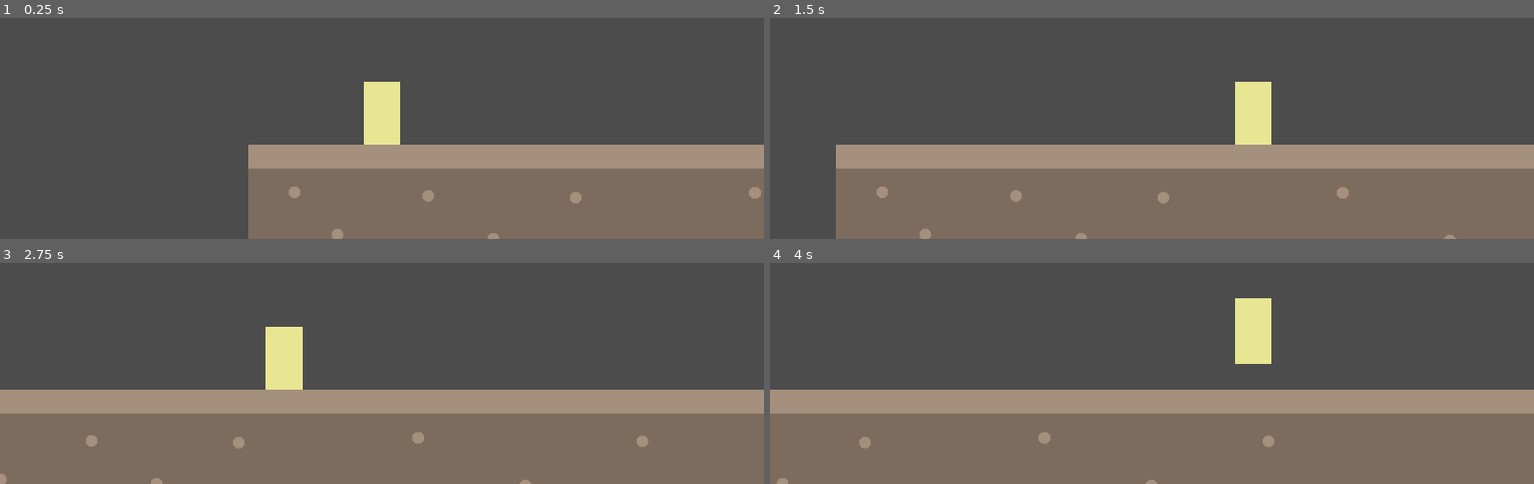
Above: before the commit, frames 1-4 (two rows, left to right).
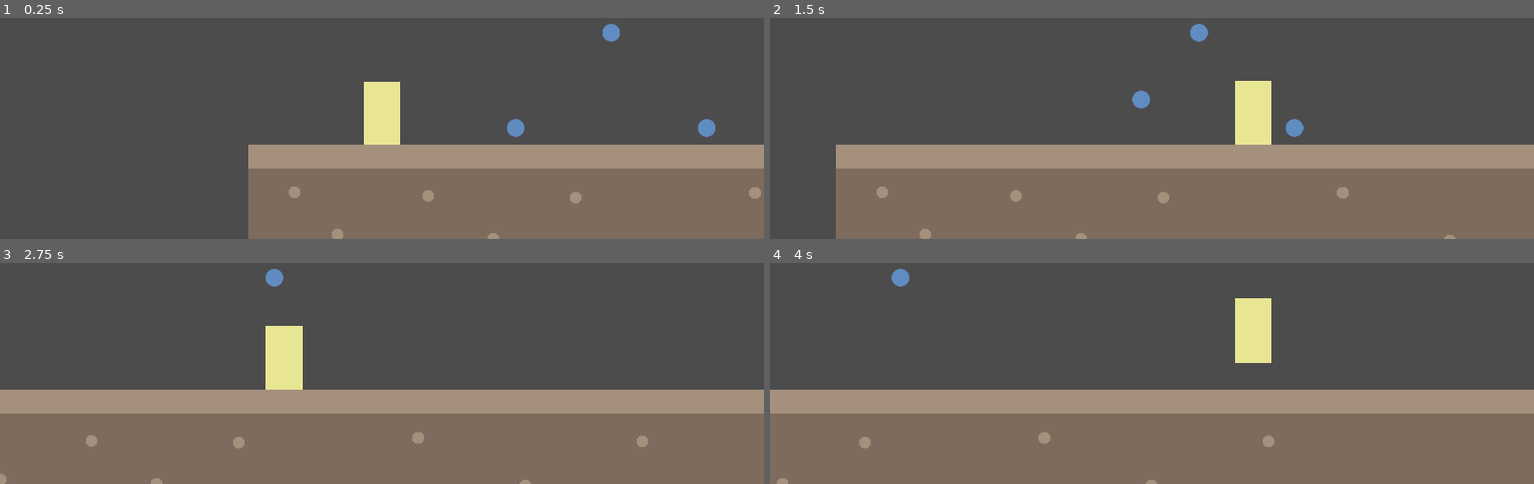
Above: after the commit, the same moments.

Repository: Cowa/Garden-Symphony
Game: Godot game, scene res://scenes/world/World.tscn
The game is run twice, just before and just after one commit, with the same random seed, the same clock (stepped at 60 frames per second) and the same inputs.
Inputs:
- Up to frame 1 (0.25 s): no input
- Up to frame 2 (1.5 s): tap Enter at 0.5 s; hold Right (ui_right) from 0.53 s (still down); tap Up (ui_up) at 0.77 s
- Up to frame 3 (2.75 s): tap Up (ui_up) at 1.52 s; release Right (ui_right) at 2.03 s; hold Left (ui_left) from 2.03 s (still down)
- Up to frame 4 (4 s): release Left (ui_left) at 2.78 s; hold Right (ui_right) from 2.78 s (still down); tap Up (ui_up) at 3.02, 3.77 s

The runs differ from the first frame. In frame 1, 0.4% of the frame differs, in the area x 66-94%, y 2-54%; in frame 2, 0.5%, in the area x 47-70%, y 2-54%; in frame 3, 0.2%; in frame 4, 0.2%.

Commit message:
Implement basic items pickup

Diff:
--- a/scenes/items/Item.tscn
+++ b/scenes/items/Item.tscn
@@ -1,5 +1,54 @@
-[gd_scene format=2]
+[gd_scene load_steps=5 format=2]
+
+[ext_resource path="res://scripts/items/Item.gd" type="Script" id=1]
+[ext_resource path="res://assets/items/item.png" type="Texture" id=2]
+[ext_resource path="res://assets/items/pickup.wav" type="AudioStream" id=3]
+
+[sub_resource type="CircleShape2D" id=1]
+
+custom_solver_bias = 0.0
+radius = 43.5071
 
 [node name="Item" type="Node2D"]
 
+script = ExtResource( 1 )
+type = "Abstract"
+
 [node name="Sprite" type="Sprite" parent="." index="0"]
+
+texture = ExtResource( 2 )
+
+[node name="Area" type="Area2D" parent="." index="1"]
+
+input_pickable = false
+gravity_vec = Vector2( 0, 1 )
+gravity = 98.0
+linear_damp = 0.1
+angular_damp = 1.0
+audio_bus_override = false
+audio_bus_name = "Master"
+_sections_unfolded = [ "Collision" ]
+
+[node name="CollisionShape" type="CollisionShape2D" parent="Area" index="0"]
+
+shape = SubResource( 1 )
+
+[node name="Tween" type="Tween" parent="." index="2"]
+
+repeat = false
+playback_process_mode = 0
+playback_speed = 1.0
+playback/active = false
+playback/repeat = false
+playback/speed = 1.0
+_sections_unfolded = [ "playback" ]
+
+[node name="Pickup" type="AudioStreamPlayer2D" parent="." index="3"]
+
+stream = ExtResource( 3 )
+volume_db = 0.0
+autoplay = false
+max_distance = 2000.0
+attenuation = 1.0
+bus = "Master"
+area_mask = 1
--- a/scenes/player/Player.tscn
+++ b/scenes/player/Player.tscn
@@ -6,7 +6,7 @@
 [sub_resource type="RectangleShape2D" id=1]
 
 custom_solver_bias = 0.0
-extents = Vector2( 24, 55.3019 )
+extents = Vector2( 30.9324, 55.3019 )
 
 [node name="Player" type="KinematicBody2D" index="0"]
 
@@ -23,9 +23,8 @@
 
 [node name="CollisionShape" type="CollisionShape2D" parent="." index="1"]
 
-position = Vector2( -0.21463, -0.0351791 )
-scale = Vector2( 1, 0.993368 )
 shape = SubResource( 1 )
+_sections_unfolded = [ "Transform" ]
 
 [node name="Camera" type="Camera2D" parent="." index="2"]
 
@@ -56,3 +55,8 @@
 __meta__ = {
 "_edit_lock_": true
 }
+
+[node name="Belt" type="Position2D" parent="." index="3"]
+
+position = Vector2( 4, 14 )
+_sections_unfolded = [ "Transform", "Visibility" ]
--- a/scenes/world/World.tscn
+++ b/scenes/world/World.tscn
@@ -1,7 +1,9 @@
-[gd_scene load_steps=5 format=2]
+[gd_scene load_steps=7 format=2]
 
-[ext_resource path="res://scenes/player/Player.tscn" type="PackedScene" id=1]
-[ext_resource path="res://assets/world/ground.png" type="Texture" id=2]
+[ext_resource path="res://scripts/world/World.gd" type="Script" id=1]
+[ext_resource path="res://scenes/player/Player.tscn" type="PackedScene" id=2]
+[ext_resource path="res://assets/world/ground.png" type="Texture" id=3]
+[ext_resource path="res://scenes/items/Item.tscn" type="PackedScene" id=4]
 
 [sub_resource type="RectangleShape2D" id=1]
 
@@ -15,7 +17,9 @@
 
 [node name="World" type="Node"]
 
-[node name="Player" parent="." index="0" instance=ExtResource( 1 )]
+script = ExtResource( 1 )
+
+[node name="Player" parent="." index="0" instance=ExtResource( 2 )]
 
 position = Vector2( 224, 448 )
 
@@ -67,7 +71,28 @@
 size_flags_horizontal = 1
 size_flags_vertical = 1
 
+[node name="Item" parent="CollectableItems" index="0" instance=ExtResource( 4 )]
+
+position = Vector2( 448, 512 )
+type = "Abstract"
+
+[node name="Item2" parent="CollectableItems" index="1" instance=ExtResource( 4 )]
+
+position = Vector2( 608, 352 )
+type = "Abstract"
+
+[node name="Item3" parent="CollectableItems" index="2" instance=ExtResource( 4 )]
+
+position = Vector2( 768, 512 )
+type = "Abstract"
+
 [node name="Bounds" type="Node2D" parent="." index="3"]
+
+editor/display_folded = true
+__meta__ = {
+"_edit_group_": true,
+"_edit_lock_": true
+}
 
 [node name="StaticBodyLeft" type="StaticBody2D" parent="Bounds" index="0"]
 
--- /dev/null
+++ b/scripts/items/Item.gd
@@ -0,0 +1,29 @@
+extends Node2D
+
+signal pickup
+
+export var type = "Abstract"
+
+func _ready():
+	$Area.connect("body_entered", self, "_on_body_entered")
+	$Tween.connect("tween_completed", self, "_on_snapped_to_player")
+
+func _on_body_entered(body):
+	if body.name == "Player":
+		float_to_player(body)
+
+func _on_snapped_to_player(object, key):
+	$Pickup.play()
+	emit_signal("pickup", self)
+
+	# Wait sound to finished
+	yield($Pickup, "finished")
+	queue_free()
+
+func float_to_player(player):
+	$Tween.follow_property(
+		self, "position", get_position(),
+		player.get_node("Belt"), "global_position",
+		0.25, Tween.TRANS_LINEAR, Tween.EASE_IN_OUT
+	)
+	$Tween.start()
--- a/scripts/player/Player.gd
+++ b/scripts/player/Player.gd
@@ -8,6 +8,8 @@
 const MAX_FALL_VEL = 400
 
 const UP_DIRECTION = Vector2(0, -1)
+
+######## Callbacks
 
 func _ready():
 	pass
@@ -29,3 +31,10 @@
 			motion.y = JUMP
 
 	move_and_slide(motion, UP_DIRECTION)
+
+######## Methods
+
+func picked_item(item):
+	match item.type:
+		"Abstract": print("Player picked abstract item, do nothing.")
+		_: print("Unknown item...")
--- /dev/null
+++ b/scripts/world/World.gd
@@ -0,0 +1,15 @@
+extends Node
+
+func _ready():
+	# Connect pre-existing item
+	for item in $CollectableItems.get_children():
+		item.connect("pickup", self, "_player_picked_item")
+	pass
+
+func _player_picked_item(item):
+	$Player.picked_item(item)
+
+#func _process(delta):
+#	# Called every frame. Delta is time since last frame.
+#	# Update game logic here.
+#	pass
Binary file added: assets/items/item.png
Not shown, added: assets/items/item.png.import
Not shown, added: assets/items/pickup.wav.import
Not shown: 1 places in scenes/world/World.tscn that only renumber resources
Not shown, added: assets/items/pickup.wav
Not shown, changed: assets/world/world.xcf
